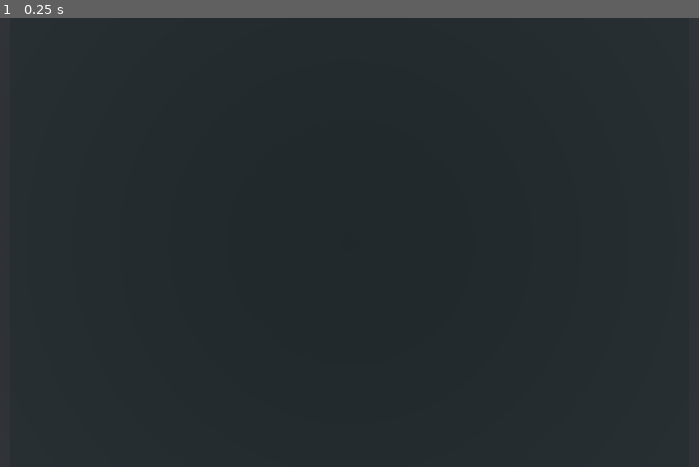
Above: before the commit, frame 1.
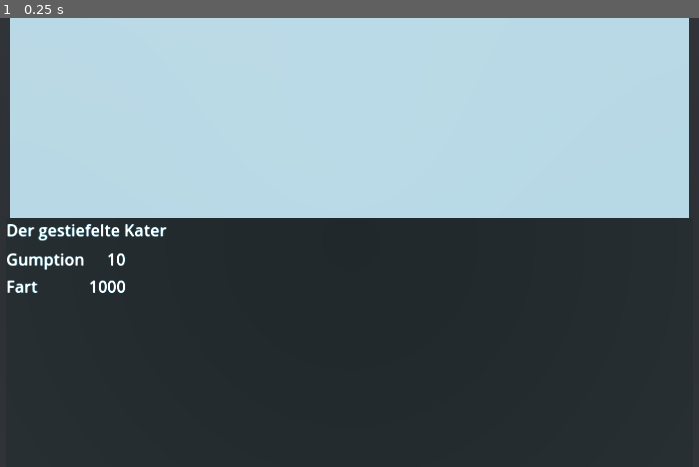
Above: after the commit, the same moment.

Repository: Mineorbit/Quarto
Game: Godot game, scene res://game.tscn
Two runs of this game, one before a commit and one after it. Both use one fixed random seed, a clock stepped at 60 frames per second and the inputs below.
Inputs:
- Up to frame 1 (0.25 s): no input

The runs differ from the first frame. In frame 1, 44% of the frame differs, in the area x 1-99%, y 0-62%.

Commit message:
more done

Diff:
--- a/Card.tscn
+++ /dev/null
@@ -1,37 +0,0 @@
-[gd_scene load_steps=5 format=3 uid="uid://b0qgk3uncjprm"]
-
-[ext_resource type="Script" uid="uid://co6ehvn41yjls" path="res://card.gd" id="1_hael8"]
-
-[sub_resource type="PlaneMesh" id="PlaneMesh_3ujke"]
-size = Vector2(2, 3)
-
-[sub_resource type="ViewportTexture" id="ViewportTexture_dd2wi"]
-viewport_path = NodePath("SubViewport")
-
-[sub_resource type="StandardMaterial3D" id="StandardMaterial3D_hael8"]
-resource_local_to_scene = true
-albedo_texture = SubResource("ViewportTexture_dd2wi")
-
-[node name="Card" type="Node3D"]
-script = ExtResource("1_hael8")
-
-[node name="MeshInstance3D" type="MeshInstance3D" parent="."]
-mesh = SubResource("PlaneMesh_3ujke")
-
-[node name="MeshInstance3D2" type="MeshInstance3D" parent="."]
-material_override = SubResource("StandardMaterial3D_hael8")
-mesh = SubResource("PlaneMesh_3ujke")
-skeleton = NodePath("../MeshInstance3D")
-
-[node name="SubViewport" type="SubViewport" parent="."]
-disable_3d = true
-transparent_bg = true
-
-[node name="RichTextLabel" type="RichTextLabel" parent="SubViewport"]
-anchors_preset = 15
-anchor_right = 1.0
-anchor_bottom = 1.0
-grow_horizontal = 2
-grow_vertical = 2
-text = "abc"
-metadata/_edit_use_anchors_ = true
--- /dev/null
+++ b/card/Card.tscn
@@ -0,0 +1,36 @@
+[gd_scene load_steps=7 format=3 uid="uid://b0qgk3uncjprm"]
+
+[ext_resource type="Script" uid="uid://co6ehvn41yjls" path="res://card/card.gd" id="1_hael8"]
+[ext_resource type="PackedScene" uid="uid://b06ycuqcc5odt" path="res://card/CardInformation.tscn" id="2_tyd3v"]
+
+[sub_resource type="PlaneMesh" id="PlaneMesh_3ujke"]
+size = Vector2(2, 3)
+
+[sub_resource type="ViewportTexture" id="ViewportTexture_dd2wi"]
+viewport_path = NodePath("SubViewport")
+
+[sub_resource type="StandardMaterial3D" id="StandardMaterial3D_hael8"]
+resource_local_to_scene = true
+albedo_texture = SubResource("ViewportTexture_dd2wi")
+
+[sub_resource type="PlaneMesh" id="PlaneMesh_dd2wi"]
+size = Vector2(2, 1.5)
+
+[node name="Card" type="Node3D"]
+script = ExtResource("1_hael8")
+
+[node name="Backplane" type="MeshInstance3D" parent="."]
+mesh = SubResource("PlaneMesh_3ujke")
+
+[node name="Cardcontent" type="MeshInstance3D" parent="."]
+transform = Transform3D(1, 0, 0, 0, 1, 0, 0, 0, 1, 0, 0.01, 0.75)
+material_override = SubResource("StandardMaterial3D_hael8")
+mesh = SubResource("PlaneMesh_dd2wi")
+skeleton = NodePath("../Backplane")
+
+[node name="SubViewport" type="SubViewport" parent="."]
+disable_3d = true
+transparent_bg = true
+size = Vector2i(682, 512)
+
+[node name="CardInformation" parent="SubViewport" instance=ExtResource("2_tyd3v")]
--- /dev/null
+++ b/card/CardInformation.tscn
@@ -0,0 +1,41 @@
+[gd_scene format=3 uid="uid://b06ycuqcc5odt"]
+
+[node name="CardInformation" type="VBoxContainer"]
+anchors_preset = 15
+anchor_right = 1.0
+anchor_bottom = 1.0
+grow_horizontal = 2
+grow_vertical = 2
+
+[node name="RichTextLabel" type="RichTextLabel" parent="."]
+clip_contents = false
+custom_minimum_size = Vector2(25, 25)
+layout_mode = 2
+text = "Der gestiefelte Kater"
+metadata/_edit_use_anchors_ = true
+
+[node name="GridContainer" type="GridContainer" parent="."]
+layout_mode = 2
+columns = 2
+
+[node name="Label" type="Label" parent="GridContainer"]
+layout_mode = 2
+text = "Gumption"
+vertical_alignment = 1
+
+[node name="Label2" type="Label" parent="GridContainer"]
+layout_mode = 2
+text = "10"
+horizontal_alignment = 2
+vertical_alignment = 1
+
+[node name="Label3" type="Label" parent="GridContainer"]
+layout_mode = 2
+text = "Fart"
+vertical_alignment = 1
+
+[node name="Label4" type="Label" parent="GridContainer"]
+layout_mode = 2
+text = "1000"
+horizontal_alignment = 2
+vertical_alignment = 1
--- a/game.tscn
+++ b/game.tscn
@@ -1,7 +1,7 @@
 [gd_scene load_steps=7 format=3 uid="uid://dv2va3uyae0k8"]
 
 [ext_resource type="Material" uid="uid://b1r5nc050ymc7" path="res://GameSkyMaterial.tres" id="1_80nbo"]
-[ext_resource type="PackedScene" uid="uid://b0qgk3uncjprm" path="res://Card.tscn" id="2_e2o6t"]
+[ext_resource type="PackedScene" uid="uid://b0qgk3uncjprm" path="res://card/Card.tscn" id="2_e2o6t"]
 
 [sub_resource type="PlaneMesh" id="PlaneMesh_mwb40"]
 
Renamed: card.gd -> card/card.gd
Renamed: card.gd.uid -> card/card.gd.uid
